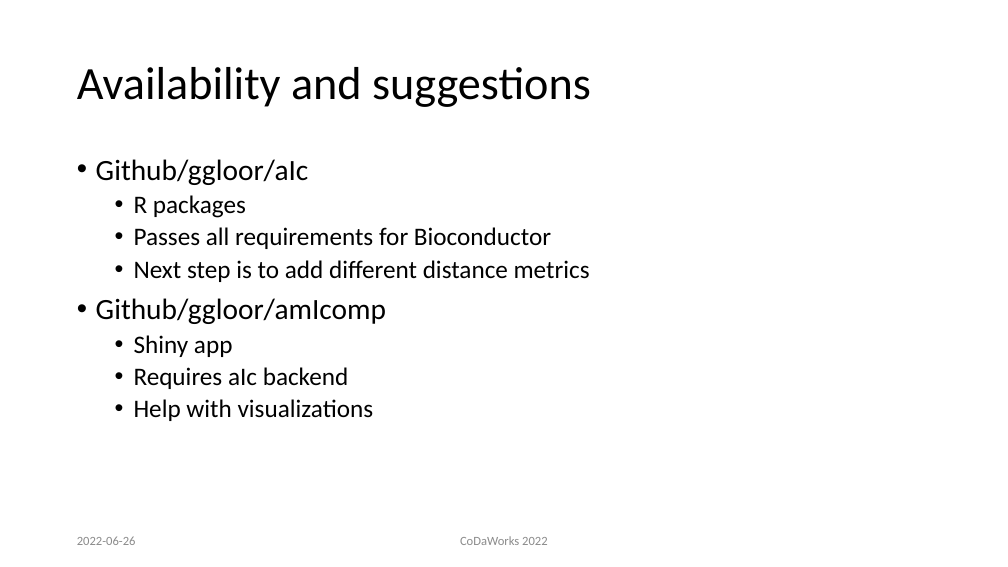
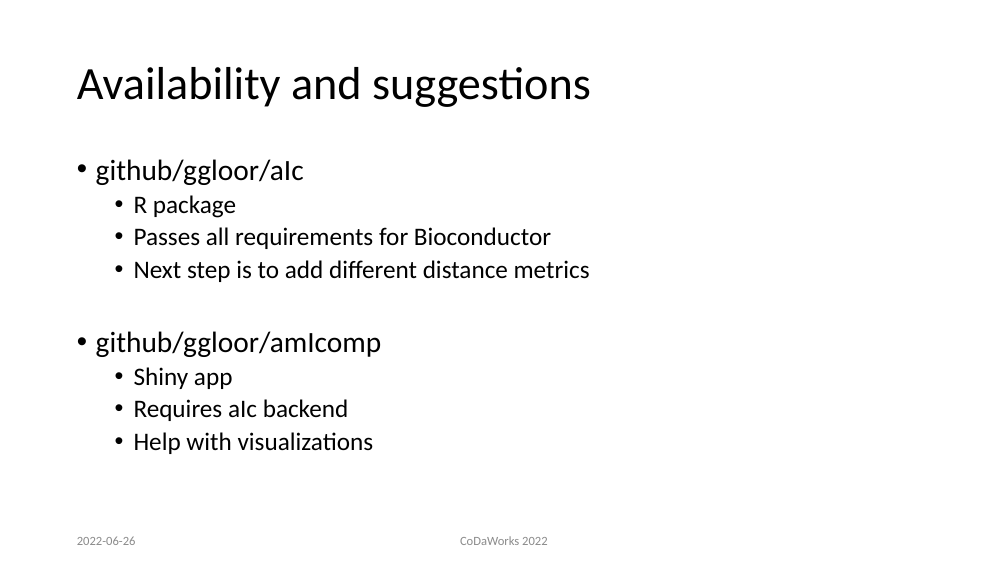
Before and after one commit to ggloor/compositions, a slide deck: slide 15 of presentations/aIc-CoDa-2022.pptx (slide 14 before the commit). Drawn at 1008x567 pixels with LibreOffice and Linux fonts; fonts in the diff are those of the drawing. Boxes give left, top, right and bottom in pixels: in the first picture for what was removed or moved away, otherwise in the second. Text is boxed around its words. In the diff, an @@ line names an element or a change of style, - is before the commit and + after.

```diff
--- a/presentations/aIc-CoDa-2022.pptx
+++ b/presentations/aIc-CoDa-2022.pptx
@@ text at bbox=[96, 159, 304, 218]: text changed @@
-• Github/ggloor/aIc
-  • R packages
+• github/ggloor/aIc
+  • R package
@@ text at bbox=[96, 331, 382, 357]: text changed @@
-• Github/ggloor/amIcomp
+• github/ggloor/amIcomp
```
Also in this commit, not shown: 7 other slides changed, 1 slide added, 6 other files.
